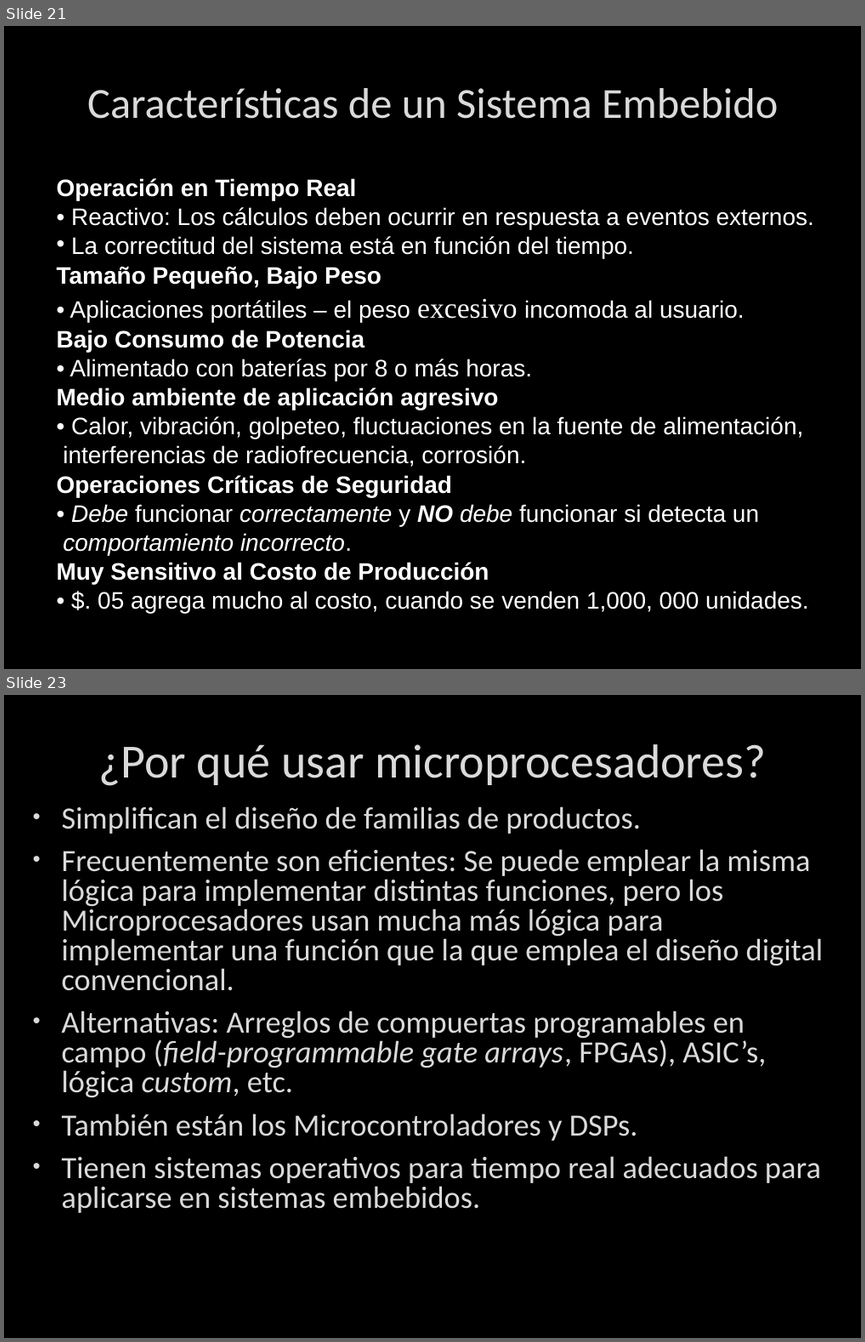
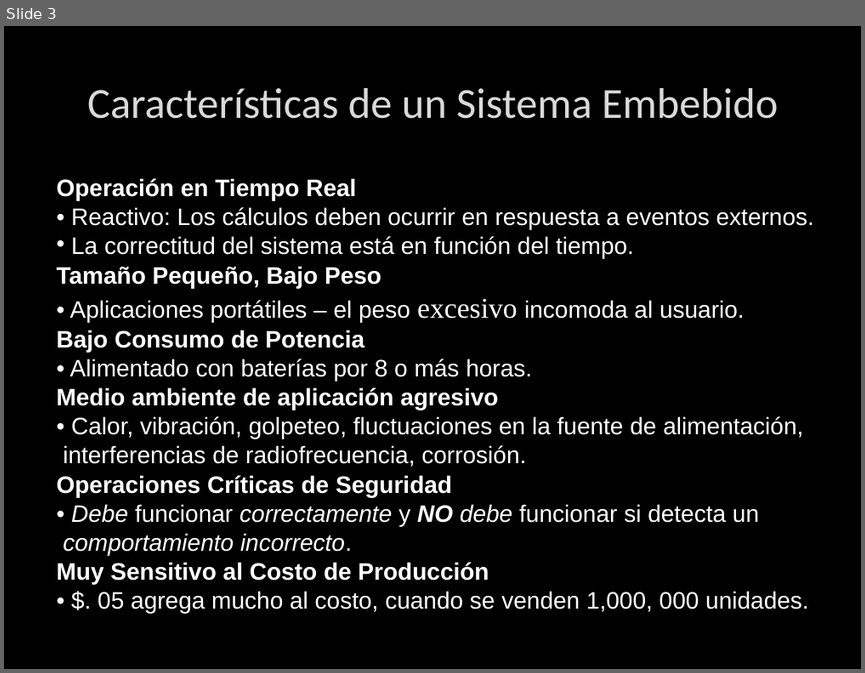
Before and after one commit to Erick-ARH/Sistemas-Embebidos, a slide deck: Presentaciones/Sistemas Embebidos/Sistemas Embebidos.pptx. Shown one above the other, each under a label of ours: slides 21 and 23 before the commit, slide 3 after it; the slides between them are not shown. The pictures are 865x1342 and 865x673 pixels, drawn with LibreOffice and Linux fonts; fonts in the diff are those of the drawing; background and template pictures are left out. Boxes give left, top, right and bottom in pixels: in the first picture for what was removed or moved away, otherwise in the second. Text is boxed around its words. In the diff, an @@ line names an element or a change of style, - is before the commit and + after.

```diff
--- a/Presentaciones/Sistemas Embebidos/Sistemas Embebidos.pptx
+++ b/Presentaciones/Sistemas Embebidos/Sistemas Embebidos.pptx
@@ slide 23 removed at bbox=[4, 695, 861, 1338], background picture (left out) @@
@@ title removed at bbox=[98, 744, 766, 786] @@
-¿Por qué usar microprocesadores?
@@ text removed at bbox=[62, 806, 823, 1213] @@
-• Simplifican el diseño de familias de productos.
-• Frecuentemente son eficientes: Se puede emplear la misma lógica para implementar distintas funciones, pero los Microprocesadores usan mucha más lógica para implementar una función que la que emplea el diseño digital convencional.
-• Alternativas: Arreglos de compuertas programables en campo (field-programmable gate arrays, FPGAs), ASIC’s, lógica custom, etc.
-• También están los Microcontroladores y DSPs.
-• Tienen sistemas operativos para tiempo real adecuados para aplicarse en sistemas embebidos.
@@ what was slide 21 is now slide 3 @@
```
Also in this commit, not shown: 1 slide changed, 4 slides added, 30 other slides removed.
